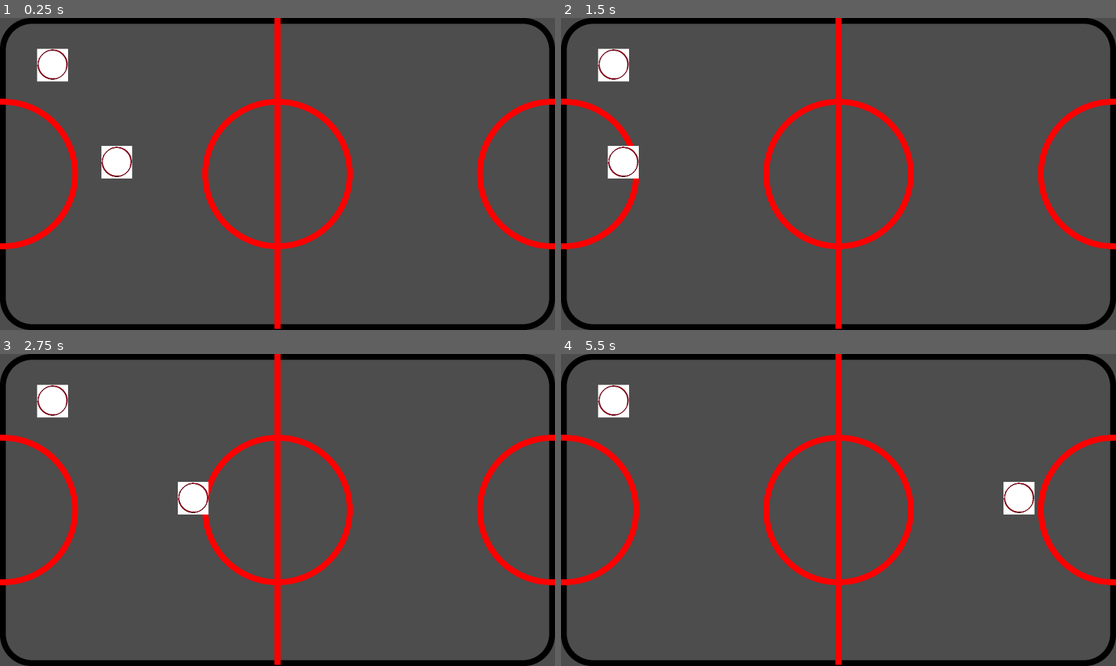
Above: before the commit, frames 1-4 (two rows, left to right).
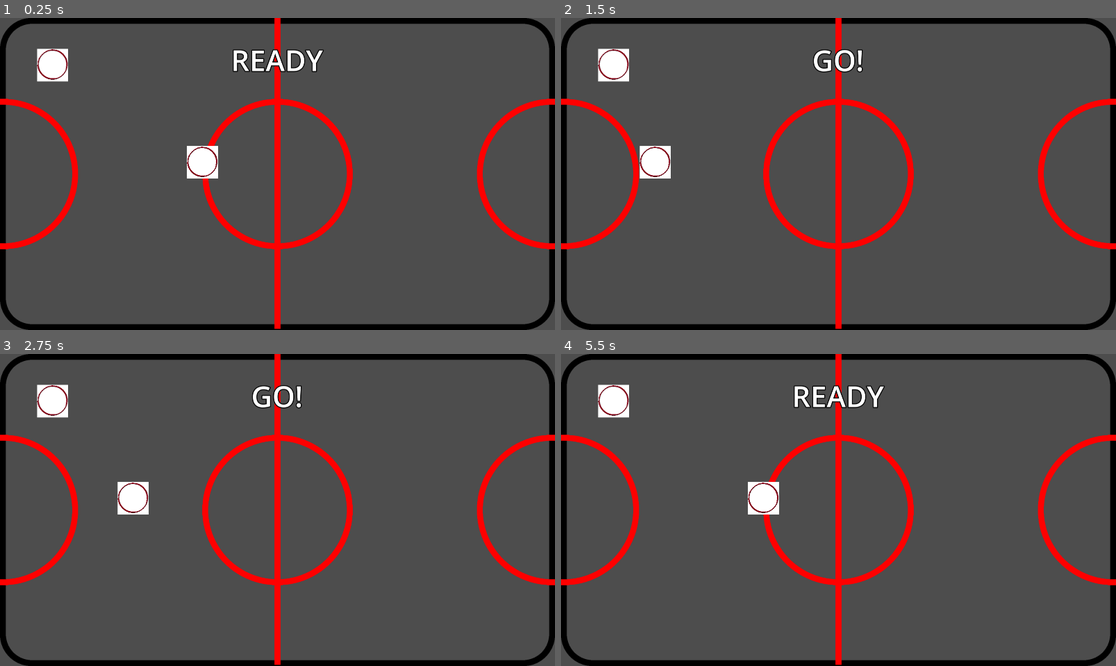
Above: after the commit, the same moments.

Repository: SingleArity/CoffeeTableAirHockey
Game: Godot game, scene res://Scenes/Game.tscn
The game is run twice, just before and just after one commit, with the same random seed, the same clock (stepped at 60 frames per second) and the same inputs.
Inputs:
- Up to frame 1 (0.25 s): no input
- Up to frame 2 (1.5 s): tap Enter (ui_accept) at 0.5, 0.6, 0.77, 1.07, 1.35 s; hold D (move_right) 0.53-1.28 s; hold S (move_down) from 1.28 s (still down)
- Up to frame 3 (2.75 s): tap Enter (ui_accept) at 1.52, 1.82, 2.1 s; release S (move_down) at 2.03 s; hold D (move_right) from 2.03 s (still down)
- Up to frame 4 (5.5 s): release D (move_right) at 2.78 s; hold W (move_up) 2.78-3.53 s; tap Enter (ui_accept) at 2.85, 3.02, 3.32, 3.6, 3.77, 4.07, 4.35, 4.52, 4.82, 5.1 s; hold A (move_left) 3.53-5.03 s; hold S (move_down) from 5.03 s (still down)

The runs differ from the first frame. In frame 1, 1.9% of the frame differs, in the area x 18-59%, y 10-52%; in frame 2, 1.6%; in frame 3, 1.6%; in frame 4, 1.9%.

Commit message:
Level logic (#5)
* Working bounce!

* Added collision logic

* Changed the game scene to be correct

* Put puck in the front

* Added parent Node2D for table again

* Working commit

* Update Docs/LevelDesign.md

Co-authored-by: Copilot <175728472+Copilot@users.noreply.github.com>

* Resolving merge conflicts

---------

Co-authored-by: Copilot <175728472+Copilot@users.noreply.github.com>

Diff:
--- a/Scenes/Game.tscn
+++ b/Scenes/Game.tscn
@@ -1,8 +1,10 @@
-[gd_scene load_steps=14 format=3 uid="uid://o2jdyc81i6pm"]
+[gd_scene load_steps=19 format=3 uid="uid://o2jdyc81i6pm"]
 
 [ext_resource type="Texture2D" uid="uid://bh5208qy3hlkn" path="res://Sprites/Table.png" id="1_a2wf4"]
-[ext_resource type="Script" path="res://Scripts/bounce_movement.gd" id="2_73mmo"]
+[ext_resource type="Script" path="res://Scripts/bounce_movement.gd" id="1_qv72c"]
+[ext_resource type="Script" path="res://Scripts/game_script.gd" id="1_r0ebw"]
 [ext_resource type="Texture2D" uid="uid://c0ex6v8ar78vd" path="res://Sprites/puck.bmp" id="2_sbewx"]
+[ext_resource type="Script" path="res://Scripts/table.gd" id="4_0umfb"]
 [ext_resource type="Script" path="res://Scripts/mallet.gd" id="4_ru7yk"]
 
 [sub_resource type="PhysicsMaterial" id="PhysicsMaterial_b48tr"]
@@ -35,6 +37,17 @@
 [sub_resource type="RectangleShape2D" id="RectangleShape2D_denrl"]
 size = Vector2(113, 1010)
 
+[sub_resource type="RectangleShape2D" id="RectangleShape2D_cwyxm"]
+size = Vector2(130, 450)
+
+[sub_resource type="RectangleShape2D" id="RectangleShape2D_yri5s"]
+size = Vector2(130, 450)
+
+[sub_resource type="LabelSettings" id="LabelSettings_0wjtg"]
+font_size = 100
+outline_size = 13
+outline_color = Color(0.0295066, 0.0295066, 0.0295066, 1)
+
 [sub_resource type="SpriteFrames" id="SpriteFrames_iesco"]
 animations = [{
 "frames": [{
@@ -50,11 +63,12 @@
 radius = 50.0
 
 [node name="Game" type="Node2D"]
+script = ExtResource("1_r0ebw")
 
 [node name="Puck" type="Node2D" parent="."]
 z_index = 1
 position = Vector2(500, 500)
-script = ExtResource("2_73mmo")
+script = ExtResource("1_qv72c")
 
 [node name="RigidPhysics" type="RigidBody2D" parent="Puck"]
 collision_mask = 7
@@ -72,6 +86,7 @@
 texture = ExtResource("2_sbewx")
 
 [node name="Table" type="Node2D" parent="."]
+script = ExtResource("4_0umfb")
 
 [node name="StaticBody2D" type="StaticBody2D" parent="Table"]
 
@@ -85,7 +100,7 @@
 centered = false
 
 [node name="CollisionShape2D2" type="CollisionShape2D" parent="Table/StaticBody2D"]
-position = Vector2(955, 1063)
+position = Vector2(930, 1063)
 shape = SubResource("RectangleShape2D_tuca0")
 
 [node name="CollisionShape2D3" type="CollisionShape2D" parent="Table/StaticBody2D"]
@@ -96,6 +111,27 @@
 position = Vector2(-28.5, 529)
 shape = SubResource("RectangleShape2D_denrl")
 
+[node name="Goal1" type="Area2D" parent="Table"]
+position = Vector2(0, 530)
+
+[node name="CollisionShape2D" type="CollisionShape2D" parent="Table/Goal1"]
+shape = SubResource("RectangleShape2D_cwyxm")
+
+[node name="Goal2" type="Area2D" parent="Table"]
+position = Vector2(1900, 530)
+
+[node name="CollisionShape2D" type="CollisionShape2D" parent="Table/Goal2"]
+shape = SubResource("RectangleShape2D_yri5s")
+
+[node name="Display" type="Label" parent="."]
+offset_left = 351.0
+offset_top = 77.0
+offset_right = 1566.0
+offset_bottom = 217.0
+text = "READY"
+label_settings = SubResource("LabelSettings_0wjtg")
+horizontal_alignment = 1
+
 [node name="Mallet_P1" type="AnimatableBody2D" parent="."]
 position = Vector2(182, 163)
 script = ExtResource("4_ru7yk")
--- a/Scripts/bounce_movement.gd
+++ b/Scripts/bounce_movement.gd
@@ -8,12 +8,29 @@
 func _ready():
 	rigid_body = $RigidPhysics
 	# Initialize random direction
-	var angle = PI # randf_range(0, 2 * PI)
-	velocity = Vector2(cos(angle), sin(angle)) * speed
-	rigid_body.linear_velocity = velocity
+	SignalBus.lock_player.connect(_on_lock_player)
+
 
 func _physics_process(delta):
 	# Move and collide with walls if needed
 	var collision_info = rigid_body.move_and_collide(velocity * delta)
 	if collision_info:
 		velocity = velocity.bounce(collision_info.get_normal())
+
+func _start():
+	# Reset position and velocity when the game starts
+	var angle = PI # randf_range(0, 2 * PI)
+	velocity = Vector2(cos(angle), sin(angle)) * speed
+	rigid_body.linear_velocity = velocity
+
+func _reset():
+	rigid_body.global_position = Vector2(700, 500) # Directly set the rigid body's position
+	rigid_body.linear_velocity = Vector2.ZERO
+	velocity = Vector2.ZERO # Reset internal velocity tracking
+
+func _on_lock_player(locked):
+	# Lock or unlock player input
+	if locked:
+		_reset() # Reset position
+	else:
+		_start() # Start moving again
--- /dev/null
+++ b/Scripts/game_script.gd
@@ -0,0 +1,95 @@
+extends Node
+
+# States in the game state machine
+enum GameState {
+	READY,
+	PLAY,
+	WIN
+}
+
+# Current state of the game
+var current_state = GameState.READY
+
+# Player scores
+var player1_score = 0
+var player2_score = 0
+
+# UI elements (assuming these will be assigned in the inspector)
+@onready var display_label = $Display
+
+func _ready():
+	# Initialize the game in READY state
+	change_state(GameState.READY)
+
+	# Connect to the signal that triggers the start of play
+	SignalBus.start_play.connect(_on_start_play)
+
+	# Connect to the signal that indicates a score
+	SignalBus.score_updated.connect(_on_score_updated)
+
+func change_state(new_state):
+	current_state = new_state
+
+	match current_state:
+		GameState.READY:
+			# Lock player input
+			lock_player_input()
+
+			# Display READY text
+			display_label.text = "READY"
+			display_label.visible = true
+
+		GameState.PLAY:
+			# Unlock player input
+			unlock_player_input()
+
+			# Show GO text briefly
+			display_label.text = "GO!"
+			display_label.visible = true
+
+			# Timer to hide GO text
+			var timer = get_tree().create_timer(1.0)
+			await timer.timeout
+			display_label.visible = false
+
+		GameState.WIN:
+			# Lock player input
+			lock_player_input()
+
+			# Determine winner and display
+			var winner_text = "Player 1 Wins!" if player1_score >= 7 else "Player 2 Wins!"
+			display_label.text = winner_text
+			display_label.visible = true
+
+# Signal handlers
+func _on_start_play():
+	if current_state == GameState.READY:
+		change_state(GameState.PLAY)
+
+func _on_score_updated(player_id):
+	if current_state == GameState.PLAY:
+		# Update score for the player who scored
+		if player_id == 1:
+			player1_score += 1
+		else:
+			player2_score += 1
+
+		# Check if someone won
+		if player1_score >= 7 or player2_score >= 7:
+			change_state(GameState.WIN)
+		else:
+			# Reset to READY for next round
+			change_state(GameState.READY)
+
+# Helper functions to lock/unlock player input
+func lock_player_input():
+	SignalBus.emit_lock_player(true)
+
+func unlock_player_input():
+	SignalBus.emit_lock_player(false)
+
+# Function to reset the game
+func reset_game():
+	player1_score = 0
+	player2_score = 0
+	change_state(GameState.READY)
--- /dev/null
+++ b/Scripts/signal_bus.gd
@@ -0,0 +1,22 @@
+extends Node
+
+# Signal to start play from READY state
+signal start_play
+
+# Signal when player scores a point, includes player ID
+signal score_updated(player_id)
+
+# Signal to lock or unlock player input
+signal lock_player(locked)
+
+# Function to emit the start_play signal
+func emit_start_play() -> void:
+    emit_signal("start_play")
+
+# Function to emit the score_updated signal
+func emit_score_updated(player_id: int) -> void:
+    emit_signal("score_updated", player_id)
+
+# Function to emit the lock_player signal
+func emit_lock_player(locked: bool) -> void:
+    emit_signal("lock_player", locked)
--- /dev/null
+++ b/Scripts/table.gd
@@ -0,0 +1,38 @@
+extends Node2D
+
+@onready var goal1_region = $Goal1
+@onready var goal2_region = $Goal2
+
+# Called when the node enters the scene tree for the first time.
+func _ready() -> void:
+	# Connect signals to handle goal detection
+	goal1_region.connect("body_entered", _on_goal1_body_entered)
+	goal2_region.connect("body_entered", _on_goal2_body_entered)
+
+
+# Called every frame. 'delta' is the elapsed time since the previous frame.
+func _process(_delta: float) -> void:
+	# Check if the space bar is pressed to start the game
+	if Input.is_action_just_pressed("ui_accept"):
+		# Emit signal to start the game
+		print("Starting game...")
+		SignalBus.emit_start_play()
+
+# Check if the object is a Puck
+func is_puck(body: Node) -> bool:
+	# Check if the body is a Puck
+	return body.get_parent().name == "Puck"
+
+func _on_goal1_body_entered(body: Node) -> void:
+	# Check if the body is the Puck
+	if is_puck(body):
+		# Emit signal to update score for player 1
+		print("Player 1 scored!")
+		SignalBus.emit_score_updated(1)
+
+func _on_goal2_body_entered(body: Node) -> void:
+	# Check if the body is the Puck
+	if is_puck(body):
+		# Emit signal to update score for player 2
+		print("Player 2 scored!")
+		SignalBus.emit_score_updated(2)
--- a/project.godot
+++ b/project.godot
@@ -14,6 +14,10 @@
 run/main_scene="res://Scenes/Game.tscn"
 config/features=PackedStringArray("4.3", "GL Compatibility")
 config/icon="res://icon.svg"
+
+[autoload]
+
+SignalBus="*res://Scripts/signal_bus.gd"
 
 [display]
 
Not shown, added: Docs/LevelDesign.md
